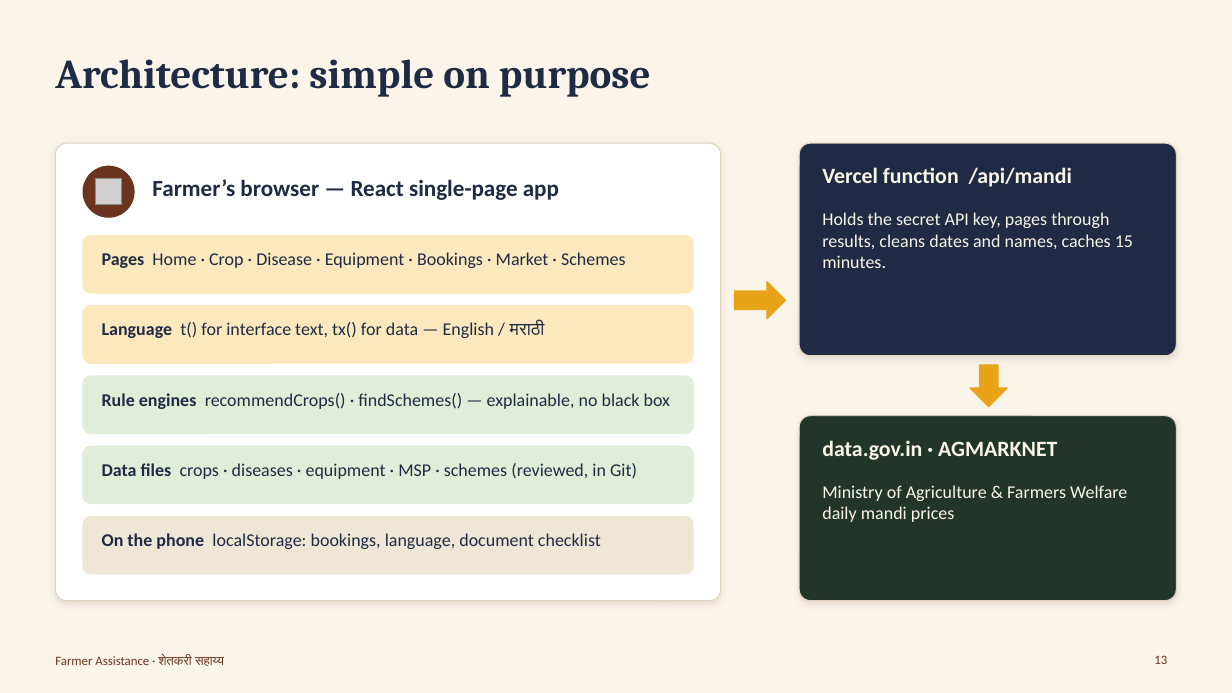
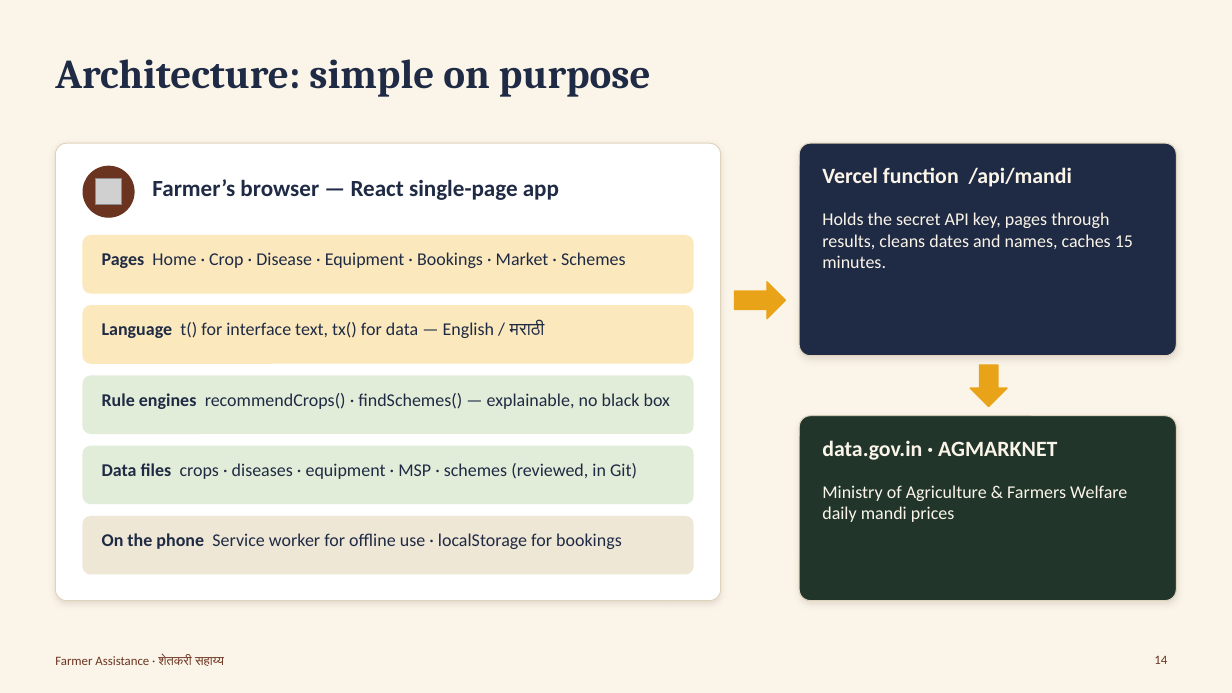
Before and after one commit to Shravanirajput/farmer-assistance-system, a slide deck: slide 14 of docs/presentation/Farmer-Assistance-Presentation.pptx (slide 13 before the commit). Drawn at 1232x693 pixels with LibreOffice and Linux fonts; fonts in the diff are those of the drawing; grey boxes stand for pictures. Boxes give left, top, right and bottom in pixels: in the first picture for what was removed or moved away, otherwise in the second. Text is boxed around its words. In the diff, an @@ line names an element or a change of style, - is before the commit and + after.

```diff
--- a/docs/presentation/Farmer-Assistance-Presentation.pptx
+++ b/docs/presentation/Farmer-Assistance-Presentation.pptx
@@ text at [102,533,622,549]: text changed @@
-On the phone localStorage: bookings, language, document checklist
+On the phone Service worker for offline use · localStorage for bookings
@@ page number at [1154,655,1167,664]: text changed @@
-13
+14
```
Also in this commit, not shown: 2 other slides changed, 1 slide added, 35 other files.
